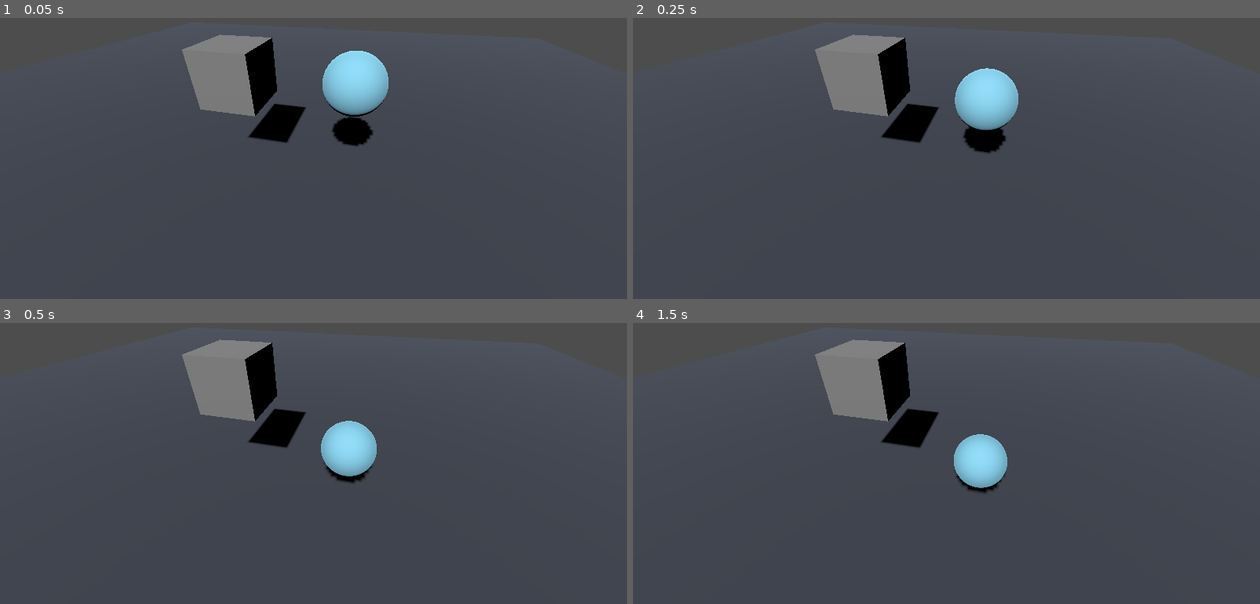
Above: before the commit, frames 1-4 (two rows, left to right).
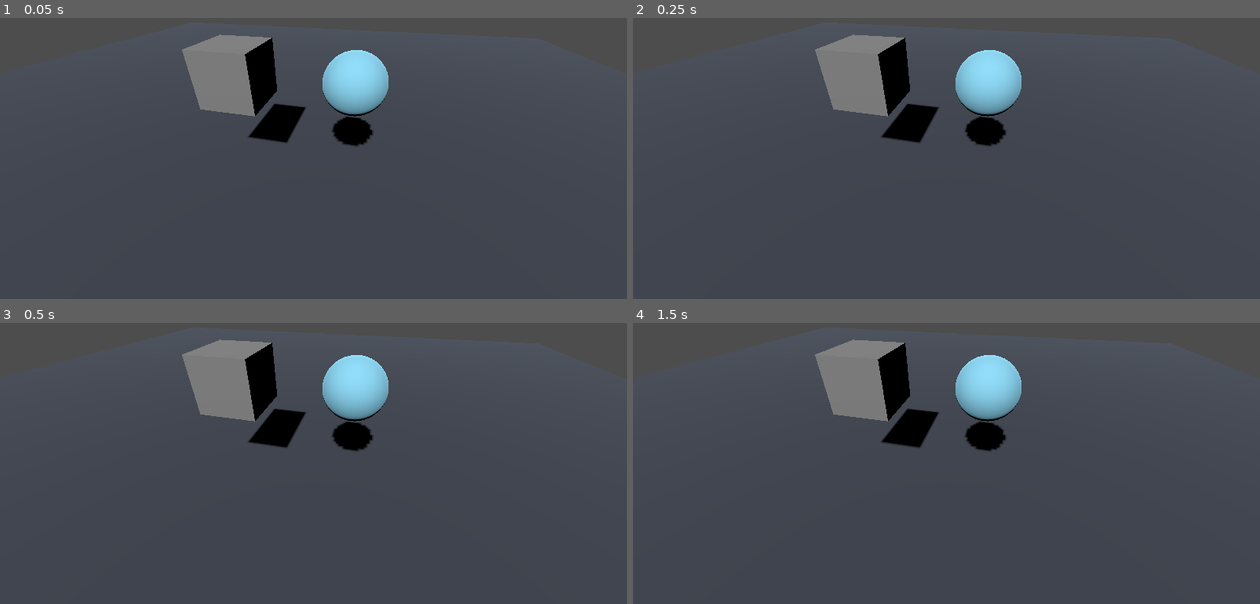
Above: after the commit, the same moments.

Repository: XnoahR/3DGodot
Game: Godot game, scene res://Scenes/Scene07/physics.tscn
Two runs of this game, one before a commit and one after it. Both use one fixed random seed, a clock stepped at 60 frames per second and the inputs below. This scene is started directly instead of the project's main scene.
Inputs:
- Up to frame 1 (0.05 s): no input
- Up to frame 2 (0.25 s): no input
- Up to frame 3 (0.5 s): no input
- Up to frame 4 (1.5 s): hold Right (ui_right) 0.53-1.28 s; tap Enter at 1.25 s; hold Down (ui_down) from 1.28 s (still down)

The runs differ from the first frame. In frame 1, less than 0.1% of the frame differs, in the area x 51-62%, y 11-39%; in frame 2, 2.1%; in frame 3, 3.5%; in frame 4, 3.6%, in the area x 51-62%, y 11-61%.

Commit message:
progress RB and signal. lets call it a day for now.

Diff:
--- /dev/null
+++ b/Scenes/Scene07/RigidBody3D.gd
@@ -0,0 +1,11 @@
+extends RigidBody3D
+
+
+# Called when the node enters the scene tree for the first time.
+func _ready():
+	pass # Replace with function body.
+
+
+# Called every frame. 'delta' is the elapsed time since the previous frame.
+func _process(delta):
+	pass
--- a/Scenes/Scene07/physics.tscn
+++ b/Scenes/Scene07/physics.tscn
@@ -1,4 +1,6 @@
-[gd_scene load_steps=9 format=3 uid="uid://bq2lek8hwnndf"]
+[gd_scene load_steps=10 format=3 uid="uid://bq2lek8hwnndf"]
+
+[sub_resource type="PhysicsMaterial" id="PhysicsMaterial_gh5tv"]
 
 [sub_resource type="StandardMaterial3D" id="StandardMaterial3D_2k4rv"]
 albedo_color = Color(0.258824, 0.282353, 0.329412, 1)
@@ -29,6 +31,7 @@
 shadow_enabled = true
 
 [node name="StaticBody3D" type="StaticBody3D" parent="."]
+physics_material_override = SubResource("PhysicsMaterial_gh5tv")
 
 [node name="Tanah" type="MeshInstance3D" parent="StaticBody3D"]
 mesh = SubResource("PlaneMesh_um8kd")
@@ -39,6 +42,7 @@
 
 [node name="RigidBody3D" type="RigidBody3D" parent="."]
 transform = Transform3D(1, 0, 0, 0, 1, 0, 0, 0, 1, 2, 2, 2)
+freeze = true
 
 [node name="Bola" type="MeshInstance3D" parent="RigidBody3D"]
 mesh = SubResource("SphereMesh_lwmuo")
